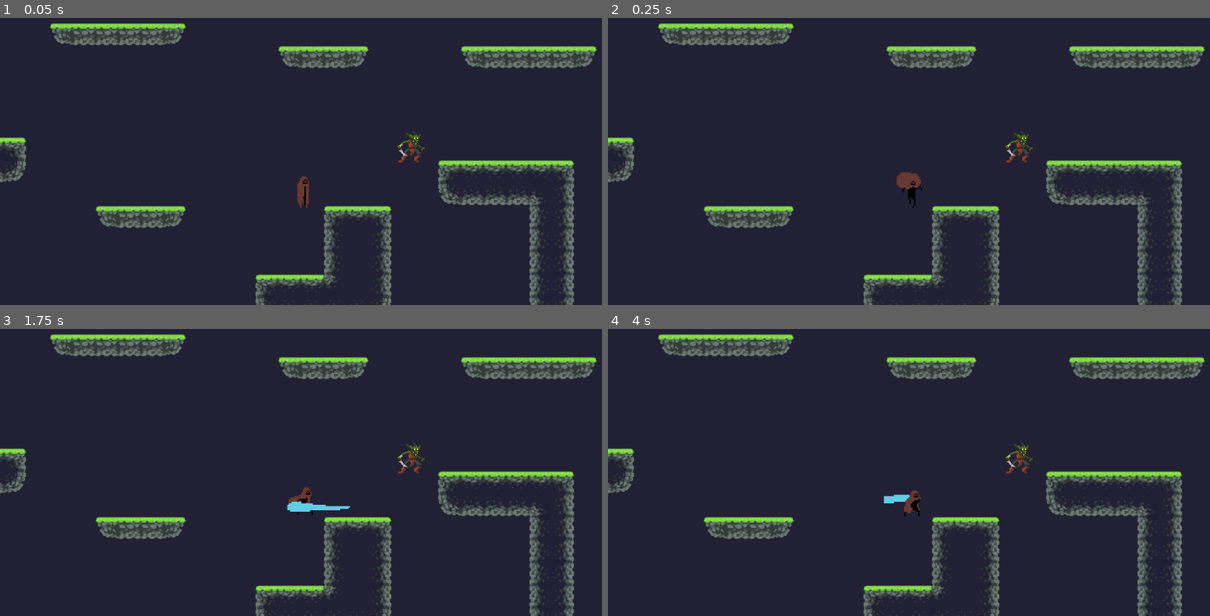
Above: before the commit, frames 1-4 (two rows, left to right).
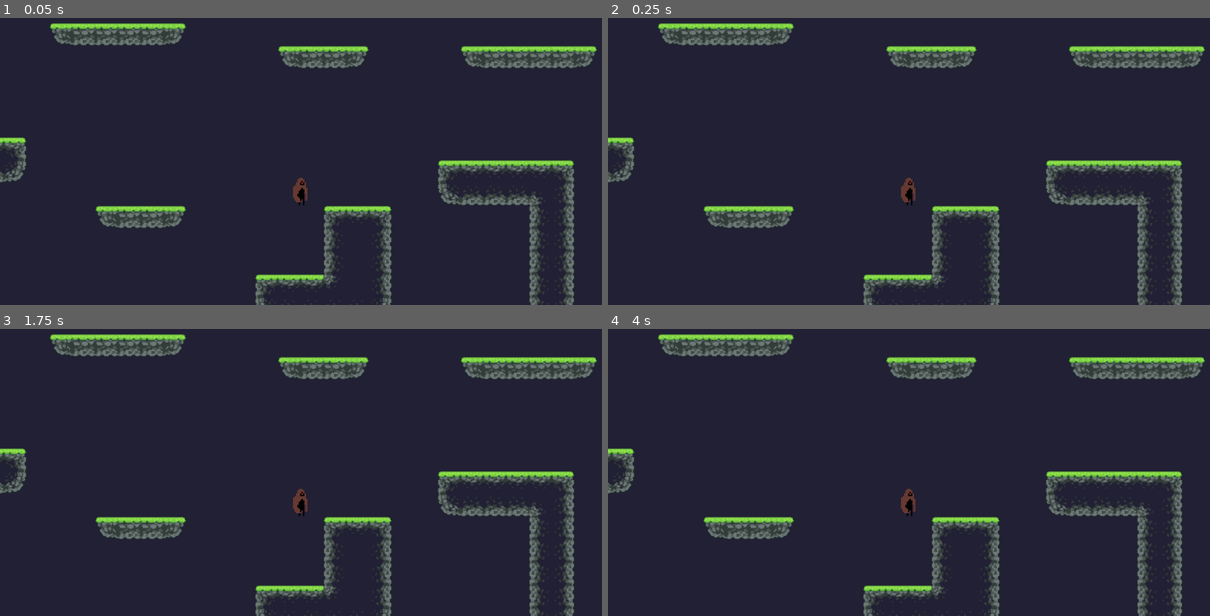
Above: after the commit, the same moments.

Repository: fremilik/story-game-by-fremilik
Game: Godot game, scene res://Scene/world.tscn
The game is run twice, just before and just after one commit, with the same random seed, the same clock (stepped at 60 frames per second) and the same inputs. The engine's default icon, where the game draws it, is replaced by a stand-in: a white triangle on a blue panel in a dark square.
Inputs:
- Up to frame 1 (0.05 s): no input
- Up to frame 2 (0.25 s): no input
- Up to frame 3 (1.75 s): tap Enter at 0.5 s; hold D (right) 0.53-1.28 s; hold F (action) 0.53-1.28 s; tap Space (jump) at 0.77, 1.25, 1.52 s; hold A (left) from 1.28 s (still down); tap F (action) at 1.35 s
- Up to frame 4 (4 s): release A (left) at 2.03 s; hold F (action) 2.03-2.78 s; hold D (right) 2.03-3.53 s; tap Enter at 2.75 s; tap F (action) at 2.85 s; tap Space (jump) at 3.02, 3.77 s; hold A (left) from 3.53 s (still down); hold F (action) from 3.53 s (still down)

The runs differ from the first frame. In frame 1, 0.4% of the frame differs, in the area x 48-71%, y 39-67%; in frame 2, 0.4%; in frame 3, 0.5%, in the area x 47-71%, y 39-66%; in frame 4, 0.5%.
Error in both runs: Invalid call. Nonexistent function 'get_running_time' in base 'Nil'. (res://Script/world.gd:28)

Commit message:
Player and Enemy Interaction 2
- CharacterBase is now the parent class of Player and Enemy
- Adjusted Enemy attack pattern
- Added Obsidian vault for Project structure, notes and story layout

Diff:
--- a/Game Files/Resources/Sprite Frames/player_frames.tres
+++ b/Game Files/Resources/Sprite Frames/player_frames.tres
@@ -435,7 +435,7 @@
 }],
 "loop": 0,
 "name": &"hurt",
-"speed": 5.0
+"speed": 10.0
 }, {
 "frames": [{
 "duration": 1.0,
--- a/Game Files/Scene/characters/abstract_character.tscn
+++ b/Game Files/Scene/characters/abstract_character.tscn
@@ -3,6 +3,14 @@
 [node name="CharacterBody2D" type="CharacterBody2D" unique_id=1713184507]
 
 [node name="AnimatedSprite2D" type="AnimatedSprite2D" parent="." unique_id=1751257796]
+unique_name_in_owner = true
 texture_filter = 1
 
 [node name="CollisionShape2D" type="CollisionShape2D" parent="." unique_id=1423494480]
+
+[node name="HitBox" type="Area2D" parent="." unique_id=417129226]
+unique_name_in_owner = true
+collision_layer = 0
+collision_mask = 0
+
+[node name="CollisionShape2D" type="CollisionShape2D" parent="HitBox" unique_id=1203632002 groups=["Flippable Nodes"]]
--- a/Game Files/Scene/characters/abstract_enemy.tscn
+++ b/Game Files/Scene/characters/abstract_enemy.tscn
@@ -13,8 +13,9 @@
 target_desired_distance = 30.0
 navigation_layers = 3
 
-[node name="OffPlatformCast" type="RayCast2D" parent="." index="3" unique_id=830583449]
+[node name="OffPlatformCast" type="RayCast2D" parent="." index="3" unique_id=830583449 groups=["Flippable Nodes"]]
 unique_name_in_owner = true
 
 [node name="EnemyAnimationState" type="Node" parent="." index="4" unique_id=1996797651]
+unique_name_in_owner = true
 script = ExtResource("3_ryivv")
--- a/Game Files/Scene/characters/enemy_animation_state.gd
+++ b/Game Files/Scene/characters/enemy_animation_state.gd
@@ -1,4 +1,6 @@
 extends CharacterStateMachine
+
+const ATTACK_COOLDOWN_TIME: float = 2.0
 
 
 func _enter_state_anim_logic(anim_state: AnimStates, state: int) -> void:
@@ -8,28 +10,42 @@
 				AnimSprite.play("idle")
 			MovementStates.MOVING:
 				AnimSprite.play("move")
-	elif anim_state == AnimStates.ACTION: pass
-		#match state:
-			#ActionStates.NULL: # MANDATORY
-				#enter_state(AnimStates.MOVEMENT, newState[AnimStates.MOVEMENT])
-			#ActionStates.ATTACK:
-				#AnimSprite.play("attack")
+	elif anim_state == AnimStates.ACTION:
+		match state:
+			ActionStates.NULL: # MANDATORY
+				enter_state(AnimStates.MOVEMENT, newState[AnimStates.MOVEMENT])
 	elif anim_state == AnimStates.DISABILITY:
 		match state:
 			DisabilityStates.NULL: # MANDATORY
+				Parent.currentDisabilityState = DisabilityStates.NULL
 				enter_state(AnimStates.MOVEMENT, newState[AnimStates.MOVEMENT])
 			DisabilityStates.DEAD:
 				AnimSprite.play("death")
 
 
 
-func _process_state_anim_logic(_anim_state: AnimStates, _state: int) -> void:
-	if _anim_state == AnimStates.DISABILITY:
-		match currentState[AnimStates.DISABILITY]:
+func _process_state_anim_logic(anim_state: AnimStates, state: int) -> void:
+	if anim_state == AnimStates.DISABILITY:
+		match state:
 			DisabilityStates.HURT:
 				if processStepCall == 0:
 					AnimSprite.play("hurt")
 					processStepCall += 1
 				elif not AnimSprite.is_playing() and processStepCall == 1:
+					processStepCall += 1
 					newState[AnimStates.DISABILITY] = DisabilityStates.NULL
 					exit_state(AnimStates.DISABILITY)
+	elif anim_state == AnimStates.ACTION:
+		match state:
+			ActionStates.ATTACK:
+				if processStepCall == 0:
+					AnimSprite.play("attack")
+					processStepCall += 1
+				elif AnimSprite.frame == AttackStrikeFrame[ActionStates.ATTACK] and processStepCall == 1:
+					Parent.damage_bodies_in_hit_box()
+					processStepCall += 1
+				elif not AnimSprite.is_playing() and processStepCall == 2:
+					processStepCall += 1
+					Parent.currentActionState = ActionStates.NULL
+					newState[AnimStates.ACTION] = ActionStates.NULL
+					exit_state(AnimStates.ACTION)
--- a/Game Files/Scene/characters/goblin_enemy.tscn
+++ b/Game Files/Scene/characters/goblin_enemy.tscn
@@ -5,7 +5,10 @@
 [ext_resource type="Script" uid="uid://d12jur210ii2o" path="res://Script/Characters/Basic Enemy/goblin_enemy.gd" id="2_o2c8s"]
 
 [sub_resource type="CapsuleShape2D" id="CapsuleShape2D_anr54"]
-height = 40.0
+height = 37.0
+
+[sub_resource type="RectangleShape2D" id="RectangleShape2D_ryivv"]
+size = Vector2(50, 35)
 
 [node name="Goblin" unique_id=1713184507 instance=ExtResource("1_ratqe")]
 scale = Vector2(1.2, 1.2)
@@ -14,7 +17,8 @@
 
 [node name="AnimatedSprite2D" parent="." index="0" unique_id=1751257796]
 sprite_frames = ExtResource("2_1rlsf")
-animation = &"hurt"
+animation = &"attack"
+frame = 6
 
 [node name="CollisionShape2D" parent="." index="1" unique_id=1423494480]
 position = Vector2(1, 7)
@@ -31,3 +35,10 @@
 Parent = NodePath("..")
 AnimSprite = NodePath("../AnimatedSprite2D")
 ParentSpriteFrame = ExtResource("2_1rlsf")
+AttackStrikeFrame = Dictionary[int, Variant]({
+1: 6
+})
+
+[node name="CollisionShape2D" parent="HitBox" parent_id_path=PackedInt32Array(417129226) index="0" unique_id=1203632002]
+position = Vector2(26, 7)
+shape = SubResource("RectangleShape2D_ryivv")
--- a/Game Files/Scene/characters/player.tscn
+++ b/Game Files/Scene/characters/player.tscn
@@ -20,7 +20,9 @@
 
 [node name="AnimatedSprite2D" parent="." index="0" unique_id=1751257796]
 sprite_frames = ExtResource("2_p48cs")
-animation = &"attack"
+animation = &"hurt"
+frame = 3
+frame_progress = 1.0
 
 [node name="CollisionShape2D" parent="." index="1" unique_id=1423494480]
 shape = SubResource("CapsuleShape2D_83iky")
@@ -50,11 +52,9 @@
 unique_name_in_owner = true
 visible = false
 
-[node name="HitBox" type="Area2D" parent="." index="6" unique_id=1765866380]
-unique_name_in_owner = true
-collision_layer = 0
+[node name="HitBox" parent="." index="6" unique_id=417129226]
 collision_mask = 4
 
-[node name="CollisionShape2D" type="CollisionShape2D" parent="HitBox" index="0" unique_id=1296887632]
+[node name="CollisionShape2D" parent="HitBox" index="0" unique_id=1203632002]
 position = Vector2(23, 0)
-shape = SubResource("RectangleShape2D_cb0pm")
+shape = SubResource("RectangleShape2D_dn6k5")
--- a/Game Files/Scene/world.tscn
+++ b/Game Files/Scene/world.tscn
@@ -63,11 +63,9 @@
 [node name="Player" parent="." unique_id=1713184507 instance=ExtResource("3_ejll3")]
 position = Vector2(0.48382568, -53.778587)
 scale = Vector2(2, 2)
-SPEED = 270.0
-JUMP_FORCE = 550.0
 
-[node name="Goblin" parent="." unique_id=1619564556 instance=ExtResource("3_scul4")]
-position = Vector2(150, -125)
+[node name="Goblin" parent="." unique_id=432271149 instance=ExtResource("3_scul4")]
+position = Vector2(159, 209)
 
 [node name="Nav Test Map" parent="." unique_id=531054195 instance=ExtResource("4_scul4")]
 z_index = -1
--- a/Game Files/Script/Characters/Basic Enemy/abstract_enemy.gd
+++ b/Game Files/Script/Characters/Basic Enemy/abstract_enemy.gd
@@ -1,59 +1,40 @@
-extends CharacterBody2D
+extends CharacterBase
 class_name AbstractEnemy
 
-@onready var AnimSprite: AnimatedSprite2D = $AnimatedSprite2D
 @onready var NavAgent: NavigationAgent2D = $NavigationAgent2D
 @onready var EnemyAnimState: Node = $EnemyAnimationState
 
 @export var EnemyName: StringName
 
-enum Directions {LEFT = -1, RIGHT = 1}
-
-var JUMP_FORCE: float = 605
-
-var offsetNodePos := {
-	"off_platform_cast": 20
-}
-
-var initDirection: float
-var direction: float
-
-var speed: float = 240
-var healthPoint: float = 100
+const ATTACK_DELAY: float = 1.5
 
 var nextPathPos: Vector2
 var isNavigationOngoing: bool = false
 var handleLinkReached: bool = false
 var navLinkDetails: Dictionary
 
+var attackStrike: bool = false
 
-var currentMovementState: CharacterStateMachine.MovementStates
-var currentActionState: CharacterStateMachine.ActionStates
-var currentDisabilityState: CharacterStateMachine.DisabilityStates
+func _setup() -> void:
+	assert(EnemyName)
 
+	AnimSprite = %AnimatedSprite2D
+	HitBoxArea = %HitBox
+	AnimState = %EnemyAnimationState
+	OppCollisionMask = 2
 
-func _init() -> void:
-	await ready
-	_ready_setup()
+	JUMP_FORCE = 605
+	SPEED = 240
 
-
-
-func _ready_setup() -> void:
-	assert(EnemyName)
-	print("READY")
 	NavAgent.target_reached.connect(_on_target_pos_reached)
 	NavAgent.navigation_finished.connect(_on_navigation_finished)
 	NavAgent.link_reached.connect(_on_link_reached)
 
+	allowMovement = func() -> bool:
+		return (currentDisabilityState == CharacterStateMachine.DisabilityStates.NULL and
+		 not currentActionState == CharacterStateMachine.ActionStates.ATTACK)
 
 
-
-func _process(_delta: float) -> void:
-	if currentDisabilityState == CharacterStateMachine.DisabilityStates.DEAD: return
-
-	movement_state_check()
-	if not currentMovementState == CharacterStateMachine.MovementStates.IDLE:
-		direction_check(direction)
 
 
 
@@ -64,7 +45,7 @@
 	if not is_on_floor():
 		velocity.y += Global.GRAVITY
 
-	if isNavigationOngoing:
+	if isNavigationOngoing and allowMovement.call():
 		if handleLinkReached:
 			velocity.x = 0
 
@@ -86,7 +67,7 @@
 				print("nextPathPos: %s" % nextPathPos)
 				direction = signf(nextPathPos.x - global_position.x)
 
-			velocity.x = direction * speed
+			velocity.x = direction * SPEED
 	else: velocity.x = 0
 
 	move_and_slide()
@@ -126,42 +107,26 @@
 
 #endregion
 
-
-func movement_state_check() -> void:
-	if not velocity and is_on_floor():
-		currentMovementState = CharacterStateMachine.MovementStates.IDLE
-	elif velocity and is_on_floor():
-		currentMovementState = CharacterStateMachine.MovementStates.MOVING
-	elif not is_on_floor():
-		currentMovementState = CharacterStateMachine.MovementStates.ON_AIR
+#func handle_bodies_in_hit_box(body: Node2D, action: String) -> void:
+	#if action == "entered":
+		#print("BODY ENTERED")
+		#bodiesInHitBox.append(body)
+		##allowMovement = false
+		#currentActionState = CharacterStateMachine.ActionStates.ATTACK
+	#elif action == "exited":
+		#print("BODY EXITED")
+		#bodiesInHitBox.erase(body)
+		##allowMovement = true
+		#currentActionState = CharacterStateMachine.ActionStates.NULL
 
 
-func direction_check(look_at_direc: float) -> void:
-	if not initDirection == look_at_direc and look_at_direc:
-		initDirection = look_at_direc
-
-		match int(look_at_direc):
-			Directions.LEFT:
-				AnimSprite.flip_h = true
-				%OffPlatformCast.position.x = -1 * offsetNodePos["off_platform_cast"]
-				#HitBoxCol.position.x = -30
-			Directions.RIGHT:
-				AnimSprite.flip_h = false
-				%OffPlatformCast.position.x = offsetNodePos["off_platform_cast"]
-				#HitBoxCol.position.x = 30
-
-
-
-func damage(body: Node2D, value: float) -> void:
-	if currentDisabilityState == CharacterStateMachine.DisabilityStates.DEAD: return
-	print("HURT")
-	direction_check(signf(body.global_position.x - global_position.x))
-	healthPoint -= value
-	currentDisabilityState = CharacterStateMachine.DisabilityStates.HURT
-	EnemyAnimState.apply_disable_state(CharacterStateMachine.DisabilityStates.HURT)
-
-
-	if healthPoint <= 0:
-		print("DEAD")
-		currentDisabilityState = CharacterStateMachine.DisabilityStates.DEAD
-		EnemyAnimState.apply_disable_state(CharacterStateMachine.DisabilityStates.DEAD)
+var attackTimeCount: Array[float] = [0.0, 0.0]
+func action_state_check(delta: float) -> void:
+	if not bodiesInHitBox.is_empty():
+		if currentActionState == CharacterStateMachine.ActionStates.NULL:
+			attackTimeCount[0] += delta
+			if attackTimeCount[0] > ATTACK_DELAY:
+				currentActionState = CharacterStateMachine.ActionStates.ATTACK
+				attackTimeCount[0] = 0.0
+	else:
+		currentActionState = CharacterStateMachine.ActionStates.NULL
--- a/Game Files/Script/Characters/character_animation_state.gd
+++ b/Game Files/Script/Characters/character_animation_state.gd
@@ -39,6 +39,8 @@
 
 var processStepCall: int
 var currentFrameStrike: int
+var attackCooldownTimer: Timer
+
 
 enum AnimStates {MOVEMENT, ACTION, DISABILITY}
 enum MovementStates {IDLE, MOVING, ON_AIR}
@@ -50,6 +52,10 @@
 	assert(Parent)
 	assert(AnimSprite)
 	assert(ParentSpriteFrame)
+
+	attackCooldownTimer = Timer.new()
+	attackCooldownTimer.one_shot = true
+	Parent.add_child.call_deferred(attackCooldownTimer)
 
 
 
--- /dev/null
+++ b/Game Files/Script/Characters/character_base.gd
@@ -0,0 +1,124 @@
+extends CharacterBody2D
+class_name CharacterBase
+
+enum Directions {LEFT = -1, RIGHT = 1}
+
+var AnimSprite: AnimatedSprite2D
+var AnimState: Node
+var HitBoxArea: Area2D
+var OppCollisionMask: int
+
+var SPEED: float = 270
+var JUMP_FORCE: float = 560
+
+var healthPoint: float = 100
+var direction: float = 0
+var initDirection: float = 0.0
+
+
+var currentMovementState: CharacterStateMachine.MovementStates
+var currentActionState: CharacterStateMachine.ActionStates
+var currentDisabilityState: CharacterStateMachine.DisabilityStates
+
+var bodiesInHitBox: Array[Node2D]
+
+var allowMovement: Callable = func() -> bool: return true
+
+
+func _ready() -> void:
+	_setup()
+
+	assert(AnimState and OppCollisionMask)
+
+	initDirection = 1.0
+
+	HitBoxArea = %HitBox
+	AnimSprite = %AnimatedSprite2D
+
+	HitBoxArea.set_collision_mask_value(OppCollisionMask, true)
+	HitBoxArea.body_entered.connect(handle_bodies_in_hit_box.bind("entered"))
+	HitBoxArea.body_exited.connect(handle_bodies_in_hit_box.bind("exited"))
+
+
+
+func _setup() -> void:
+	pass
+
+
+func _process(delta: float) -> void:
+	if currentDisabilityState == CharacterStateMachine.DisabilityStates.DEAD: return
+	if not currentMovementState == CharacterStateMachine.MovementStates.IDLE:
+		direction_check(direction)
+
+	action_state_check(delta)
+	movement_state_check()
+
+
+
+func damage_bodies_in_hit_box() -> void:
+	for body in bodiesInHitBox:
+		if body and is_instance_valid(body):
+			if body.has_method("damage"):
+				body.damage(self, 20)
+
+
+
+func handle_bodies_in_hit_box(body: Node2D, action: String) -> void:
+	if action == "entered":
+		print("BODY ENTERED")
+		bodiesInHitBox.append(body)
+	elif action == "exited":
+		print("BODY EXITED")
+		bodiesInHitBox.erase(body)
+
+
+
+
+func damage(body: Node2D, value: float) -> void:
+	if currentDisabilityState == CharacterStateMachine.DisabilityStates.DEAD: return
+	print("HURT")
+	direction_check(signf(body.global_position.x - global_position.x))
+	healthPoint -= value
+	currentDisabilityState = CharacterStateMachine.DisabilityStates.HURT
+	AnimState.apply_disable_state(CharacterStateMachine.DisabilityStates.HURT)
+
+
+	if healthPoint <= 0:
+		print("DEAD")
+
+		currentDisabilityState = CharacterStateMachine.DisabilityStates.DEAD
+		AnimState.apply_disable_state(CharacterStateMachine.DisabilityStates.DEAD)
+
+
+
+func action_state_check(_delta: float) -> void:
+	pass
+
+
+
+func movement_state_check() -> void:
+	if not velocity and is_on_floor():
+		currentMovementState = CharacterStateMachine.MovementStates.IDLE
+	elif velocity and is_on_floor():
+		currentMovementState = CharacterStateMachine.MovementStates.MOVING
+	elif not is_on_floor():
+		currentMovementState = CharacterStateMachine.MovementStates.ON_AIR
+
+
+
+func direction_check(look_at_direc: float) -> void:
+	if not initDirection == look_at_direc and look_at_direc:
+		initDirection = look_at_direc
+
+		var signFlip: int
+		match int(look_at_direc):
+			Directions.LEFT:
+				AnimSprite.flip_h = true
+				signFlip = -1
+			Directions.RIGHT:
+				AnimSprite.flip_h = false
+				signFlip = 1
+
+		for node in get_tree().get_nodes_in_group("Flippable Nodes"):
+			if self.is_ancestor_of(node):
+				node.position.x = abs(node.position.x) * signFlip
--- a/Game Files/Script/Characters/player_animation_state.gd
+++ b/Game Files/Script/Characters/player_animation_state.gd
@@ -12,11 +12,20 @@
 				AnimSprite.play("on_air")
 	elif anim_state == AnimStates.ACTION:
 		match state:
-			ActionStates.NULL:
+			ActionStates.NULL: # MANDATORY
 				enter_state(AnimStates.MOVEMENT, newState[AnimStates.MOVEMENT])
 			ActionStates.ATTACK:
 				currentFrameStrike = 0
 				AnimSprite.play("attack")
+	elif anim_state == AnimStates.DISABILITY:
+		match state:
+			DisabilityStates.NULL: # MANDATORY
+				Parent.currentDisabilityState = DisabilityStates.NULL
+				enter_state(AnimStates.MOVEMENT, newState[AnimStates.MOVEMENT])
+			DisabilityStates.DEAD:
+				AnimSprite.play("death")
+
+
 
 
 func _process_state_anim_logic(anim_state: AnimStates, state: int) -> void:
@@ -39,6 +48,17 @@
 					AnimSprite.pause()
 					processStepCall += 1
 
+	elif anim_state == AnimStates.DISABILITY:
+		match state:
+			DisabilityStates.HURT:
+				if processStepCall == 0:
+					AnimSprite.play("hurt")
+					processStepCall += 1
+				elif not AnimSprite.is_playing() and processStepCall == 1:
+					processStepCall += 1
+					newState[AnimStates.DISABILITY] = DisabilityStates.NULL
+					exit_state(AnimStates.DISABILITY)
+
 
 
 func _exit_state_anim_logic(anim_state: AnimStates, state: int) -> bool:
--- a/Game Files/Script/Object/attack_wave_projectile.gd
+++ b/Game Files/Script/Object/attack_wave_projectile.gd
@@ -1,6 +1,7 @@
 extends AnimatedSprite2D
 
 @onready var WallCollider: CollisionShape2D = $WallCollideArea/CollisionShape2D
+@onready var HitBoxCollider: CollisionPolygon2D = $HitBox/CollisionPolygon2D
 
 const LOCAL_START_POS := Vector2(28, 2)
 const FINAL_ANIM_SCALE := Vector2(1.7, 1.7)
@@ -13,10 +14,17 @@
 var initActivatePos: Vector2
 var processProjection: bool
 
+
 func _ready() -> void:
 	visible = false
 	processProjection = false
 	position = LOCAL_START_POS
+
+	HitBoxCollider.set_deferred("disabled", true)
+
+
+
+
 
 
 func activate(dir: int) -> void:
@@ -26,6 +34,7 @@
 	direction = dir
 	initActivatePos = global_position
 	WallCollider.set_deferred("disabled", false)
+	HitBoxCollider.set_deferred("disabled", false)
 	stop()
 
 	if direction == 1:
@@ -50,8 +59,11 @@
 			print("RESET WAVE")
 			visible = false
 			WallCollider.set_deferred("disabled", true)
+			HitBoxCollider.set_deferred("disabled", true)
 			position = LOCAL_START_POS
 			processProjection = false
+
+
 
 
 
@@ -59,6 +71,7 @@
 	print("WALL COLLIDE")
 	processProjection = false
 	WallCollider.set_deferred("disabled", true)
+	HitBoxCollider.set_deferred("disabled", true)
 	play("destroy")
 	await animation_finished
 	visible = false
--- a/Game Files/Script/player.gd
+++ b/Game Files/Script/player.gd
@@ -1,53 +1,33 @@
-extends CharacterBody2D
+extends CharacterBase
 
-@onready var AnimSprite: AnimatedSprite2D = $AnimatedSprite2D
-@onready var NodeFlipPos: Dictionary[Node2D, Vector2] = {
-	%HitBox.get_node("CollisionShape2D") : %HitBox.get_node("CollisionShape2D").position
-}
-
-const SPEED: float = 270
-const JUMP_FORCE: float = 560
 const ATTACK_SPAM_TIME: float = 0.4
 const HEAVY_ATTACK_HOLD_TIME: float = 0.25
 
-enum Directions {LEFT = -1, RIGHT = 1}
-
-var healthPoint: float = 100
-var direction: float = 0
-var initDirection: float = 0.0
-
-var currentMovementState: CharacterStateMachine.MovementStates
-var currentActionState: CharacterStateMachine.ActionStates : set = _action_state_update
-
-var bodiesInHitBox: Array[Node2D]
-var damageValue: float = 1.0
-#var hasStrike: bool = false
-
-var allowMovement: bool = true
+var attackTimeCount: Array[float] = [0.0, 0.0]
 
 
+func _setup() -> void:
+	AnimState = %PlayerAnimationState
+	HitBoxArea = %HitBox
+	AnimSprite = %AnimatedSprite2D
+	OppCollisionMask = 3
 
-func _ready() -> void:
-	initDirection = 1.0
-
-	%HitBox.body_entered.connect(handle_bodies_in_hit_box.bind("entered"))
-	%HitBox.body_exited.connect(handle_bodies_in_hit_box.bind("exited"))
-
+	allowMovement = func() -> bool:
+		return (currentDisabilityState == CharacterStateMachine.DisabilityStates.NULL and
+		 not currentActionState == CharacterStateMachine.ActionStates.SECOND_ATTACK)
 
 
 
 
 func _process(delta: float) -> void:
-	direction_check()
-	action_state_check(delta)
-	movement_state_check()
-
 	Global.PlayerPos = global_position
-
+	super._process(delta)
 
 
 
 func _physics_process(_delta: float) -> void:
+	if currentDisabilityState == CharacterStateMachine.DisabilityStates.DEAD: return
+
 	if not is_on_floor():
 		velocity.y += Global.GRAVITY
 
@@ -56,7 +36,7 @@
 
 	direction = Input.get_axis("left", "right")
 
-	if direction and allowMovement:
+	if direction and allowMovement.call():
 		velocity.x = direction * SPEED
 	else:
 		velocity.x = 0
@@ -65,85 +45,21 @@
 
 
 
-func handle_bodies_in_hit_box(body: Node2D, action: String) -> void:
-	if action == "entered":
-		print("BODY ENTERED")
-		bodiesInHitBox.append(body)
-	elif action == "exited":
-		print("BODY EXITED")
-		bodiesInHitBox.erase(body)
-
-
-
-func damage_bodies_in_hit_box() -> void:
-	for body in bodiesInHitBox:
-		if body and is_instance_valid(body):
-			if body.has_method("damage"):
-				body.damage(self, 20)
-
-
-
-
-
-
-func direction_check() -> void:
-	if not initDirection == direction and direction:
-		initDirection = direction
-
-		var signFlip: int
-
-		match int(direction):
-			Directions.LEFT:
-				AnimSprite.flip_h = true
-				signFlip = -1
-			Directions.RIGHT:
-				AnimSprite.flip_h = false
-				signFlip = 1
-
-		for node in NodeFlipPos:
-			node.position.x = signFlip * NodeFlipPos[node].x
-
-
-
-
-
-func _action_state_update(action_state: CharacterStateMachine.ActionStates) -> void:
-	if not action_state == currentActionState:
-		if action_state == CharacterStateMachine.ActionStates.SECOND_ATTACK:
-			allowMovement = false
-		else: allowMovement = true
-
-	currentActionState = action_state
-
-
-
-
-func movement_state_check() -> void:
-	if not velocity and is_on_floor(): # and not currentMovementState == MovementStates.IDLE:
-		currentMovementState = CharacterStateMachine.MovementStates.IDLE
-	elif velocity and is_on_floor(): # and not currentMovementState == MovementStates.RUNNING:
-		currentMovementState = CharacterStateMachine.MovementStates.MOVING
-	elif not is_on_floor(): # and not currentMovementState == MovementStates.ON_AIR:
-		currentMovementState = CharacterStateMachine.MovementStates.ON_AIR
-
-
-
-var deltaCount: Array = [0.0, 0.0]
 func action_state_check(delta: float) -> void:
-	deltaCount[0] += delta
+	attackTimeCount[0] += delta
 
 	if Input.is_action_just_pressed("action"):
 		#print('ACTION')
-		deltaCount[0] = 0.0
+		attackTimeCount[0] = 0.0
 		currentActionState = CharacterStateMachine.ActionStates.ATTACK
 
 	if Input.is_action_pressed("action"):
-		deltaCount[1] += delta
-		if deltaCount[1] > HEAVY_ATTACK_HOLD_TIME:
+		attackTimeCount[1] += delta
+		if attackTimeCount[1] > HEAVY_ATTACK_HOLD_TIME:
 			#print("HEAVY ACTION")
 			currentActionState = CharacterStateMachine.ActionStates.SECOND_ATTACK
-	else: deltaCount[1] = 0.0
+	else: attackTimeCount[1] = 0.0
 
-	if deltaCount[0] > ATTACK_SPAM_TIME and not Input.is_action_pressed("action"):
+	if attackTimeCount[0] > ATTACK_SPAM_TIME and not Input.is_action_pressed("action"):
 		#print("NO ACTION")
 		currentActionState = CharacterStateMachine.ActionStates.NULL
Not shown: 1 places in Game Files/Scene/characters/player.tscn that only renumber resources
Not shown, added: Documents/Story Game Vault/.obsidian/app.json
Not shown, added: Documents/Story Game Vault/.obsidian/appearance.json
Not shown, added: Documents/Story Game Vault/.obsidian/core-plugins.json
Not shown, added: Documents/Story Game Vault/.obsidian/graph.json
Not shown, added: Documents/Story Game Vault/.obsidian/workspace.json
Not shown, added: Documents/Story Game Vault/Daily Notes/2026-09-23.md
Not shown, added: Documents/Story Game Vault/Game Flow.md
Not shown, added: Documents/Story Game Vault/Main Game.md
